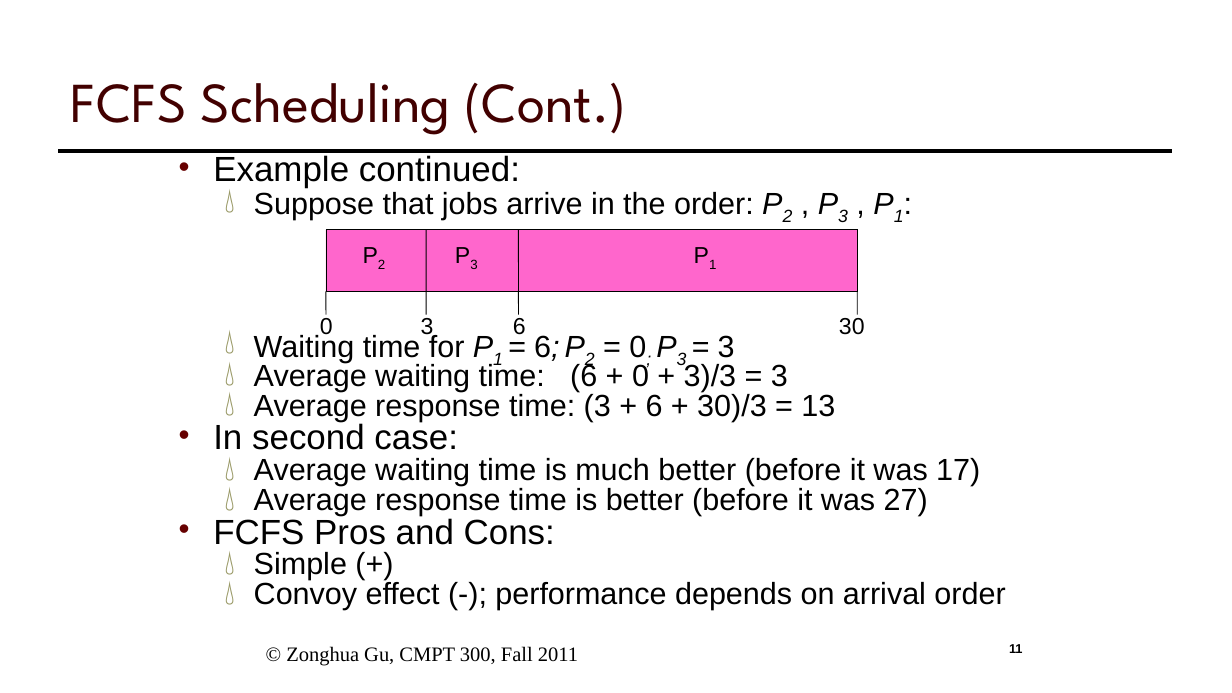
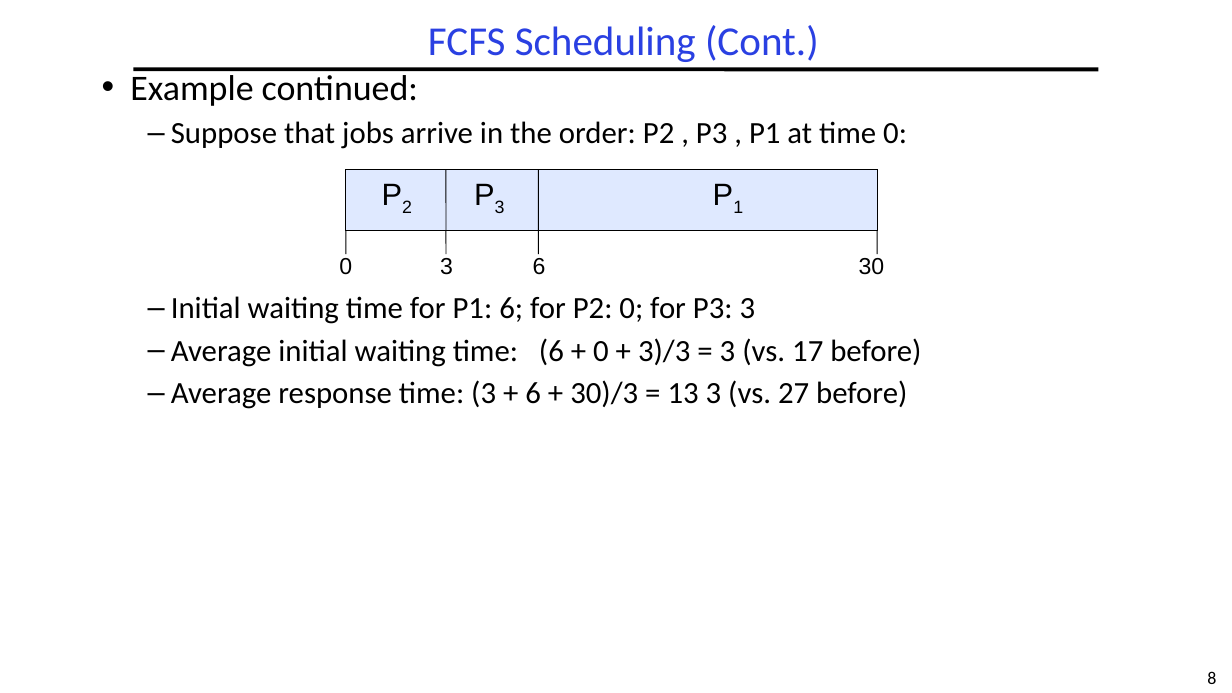
Before and after one commit to guhofstra/CSC256Fa25, a slide deck: slide 8 of PPTs/LXX Scheduling.pptx (slide 11 before the commit). Drawn at 1232x693 pixels with LibreOffice and Linux fonts; fonts in the diff are those of the drawing. Boxes give left, top, right and bottom in pixels: in the first picture for what was removed or moved away, otherwise in the second. Text is boxed around its words. In the diff, an @@ line names an element or a change of style, - is before the commit and + after.

```diff
--- a/PPTs/LXX Scheduling.pptx
+++ b/PPTs/LXX Scheduling.pptx
@@ title "FCFS Scheduling (Cont.)": place and size @@
-title "FCFS Scheduling (Cont.)" at bbox=[71, 82, 627, 135]
+title "FCFS Scheduling (Cont.)" at bbox=[428, 25, 819, 62]
@@ title "FCFS Scheduling (Cont.)" at bbox=[428, 25, 819, 62]: size 44 to 32 pt, font League Spartan to Calibri, text colour #420000 to #2A40E2; alignment left to centre; line spacing 1 to 0.9; vertical alignment bottom to middle @@
@@ text "Example continued:": place and size @@
-text "Example continued:" at bbox=[213, 155, 1005, 610]
+text "Example continued:" at bbox=[130, 70, 921, 409]
@@ text at bbox=[130, 70, 418, 106]: size 27.2 to 28 pt, font Arial to Calibri in "Example continued:"; indent changed; line spacing 0.65 to 0.9; more space between paragraphs @@
@@ line moved from (58, 152) - (1173, 152) to (133, 69) - (1099, 69) @@
@@ text at bbox=[171, 121, 921, 409]: text changed; size 23.8 to 24 pt; font Arial to Calibri @@
-  💧 Suppose that jobs arrive in the order: P2 , P3 , P1:
-  💧 Waiting time for P1 = 6; P2 = 0; P3 = 3
-  💧 Average waiting time: (6 + 0 + 3)/3 = 3
-  💧 Average response time: (3 + 6 + 30)/3 = 13
-• In second case:
-  💧 Average waiting time is much better (before it was 17)
-  💧 Average response time is better (before it was 27)
-• FCFS Pros and Cons:
-  💧 Simple (+)
-  💧 Convoy effect (-); performance depends on arrival order
+  – Suppose that jobs arrive in the order: P2 , P3 , P1 at time 0:
+  – Initial waiting time for P1: 6; for P2: 0; for P3: 3
+  – Average initial waiting time: (6 + 0 + 3)/3 = 3 (vs. 17 before)
+  – Average response time: (3 + 6 + 30)/3 = 13 3 (vs. 27 before)
@@ 6 lines, 4 texts, 1 rectangle: place and size @@
-6 lines, 4 texts, 1 rectangle at bbox=[320, 230, 865, 340]
+6 lines, 4 texts, 1 rectangle at bbox=[339, 169, 885, 275]
@@ rectangle at bbox=[346, 169, 877, 231]: fill #FF66CC to #DFE9FF @@
@@ text "P2": place and size @@
-text "P2" at bbox=[353, 238, 396, 274]
+text "P2" at bbox=[372, 172, 423, 219]
@@ text "P3": place and size @@
-text "P3" at bbox=[445, 238, 488, 274]
+text "P3" at bbox=[465, 172, 516, 219]
@@ size 18 to 24 pt; alignment centre to left; more space between paragraphs in 3 elements at bbox=[372, 172, 423, 219], bbox=[465, 172, 516, 219], bbox=[704, 172, 755, 219] @@
@@ text "P1": place and size @@
-text "P1" at bbox=[684, 238, 726, 274]
+text "P1" at bbox=[704, 172, 755, 219]
@@ alignment centre to left in 4 elements at bbox=[859, 258, 885, 275], bbox=[533, 258, 546, 275], bbox=[440, 258, 453, 275], bbox=[339, 258, 352, 275] @@
@@ text removed at bbox=[286, 646, 578, 666] @@
-© Zonghua Gu, CMPT 300, Fall 2011
@@ page number removed at bbox=[1009, 644, 1023, 653] @@
-11
@@ page number added at bbox=[1207, 671, 1216, 684], 14 pt, text #000000 @@
+8
```
Also in this commit, not shown: 13 other slides changed, 16 slides added, 20 slides removed, 13 other files.
